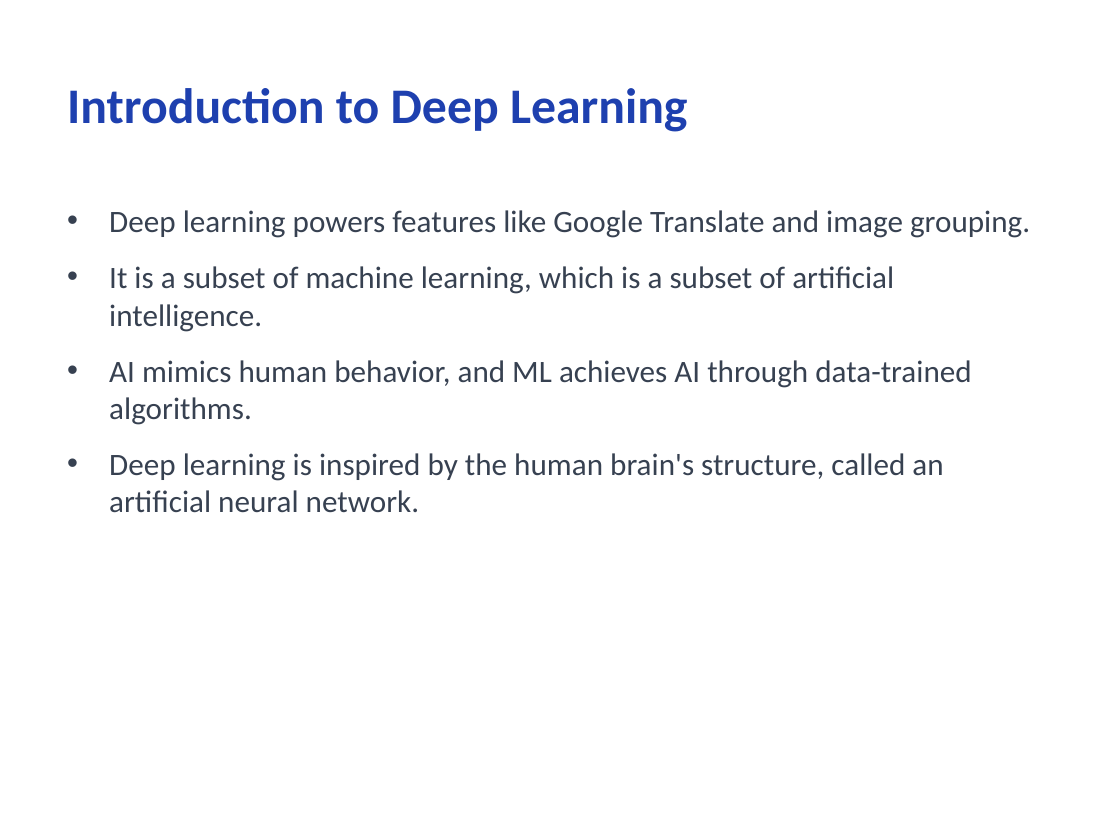
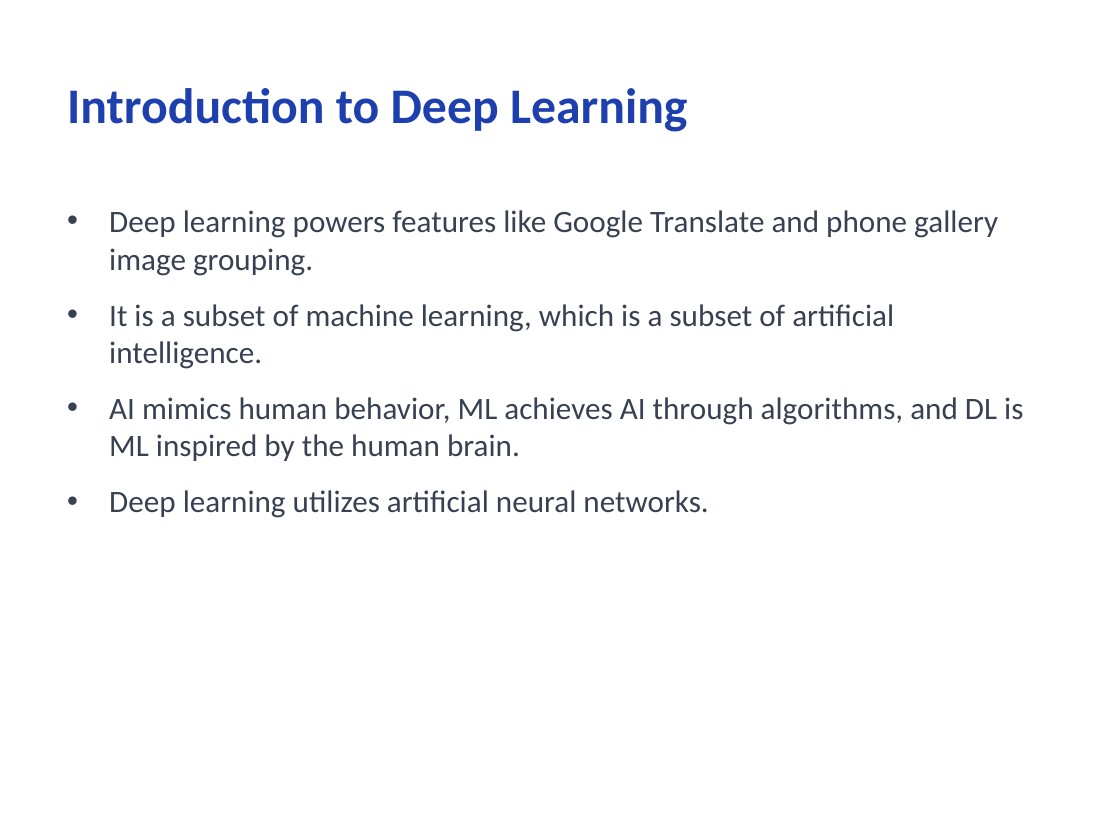
Before and after one commit to CodeByMonil/Lecture-Notes-Processor, a slide deck: slide 4 of outputs/slides/monil_Deep-Learning.pptx. Drawn at 1120x840 pixels with LibreOffice and Linux fonts; fonts in the diff are those of the drawing. Boxes give left, top, right and bottom in pixels: in the first picture for what was removed or moved away, otherwise in the second. Text is boxed around its words. In the diff, an @@ line names an element or a change of style, - is before the commit and + after.

```diff
--- a/outputs/slides/monil_Deep-Learning.pptx
+++ b/outputs/slides/monil_Deep-Learning.pptx
@@ text at (109,210,998,276): text changed @@
-• Deep learning powers features like Google Translate and image grouping.
+• Deep learning powers features like Google Translate and phone gallery image grouping.
@@ text at (109,397,1023,518): text changed @@
-• AI mimics human behavior, and ML achieves AI through data-trained algorithms.
-• Deep learning is inspired by the human brain's structure, called an artificial neural network.
+• AI mimics human behavior, ML achieves AI through algorithms, and DL is ML inspired by the human brain.
+• Deep learning utilizes artificial neural networks.
```
Also in this commit, not shown: 8 other slides changed, 15 other files.
